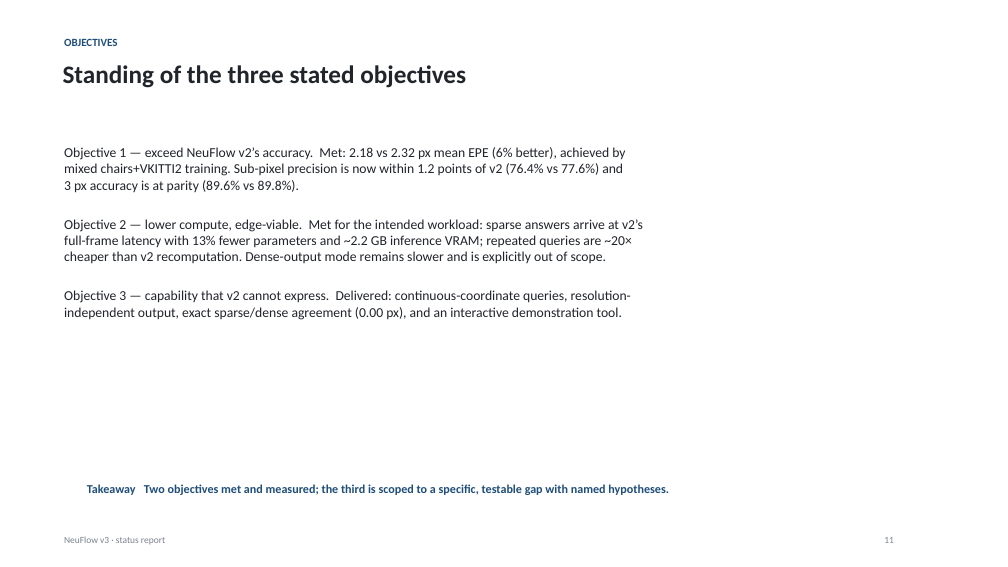
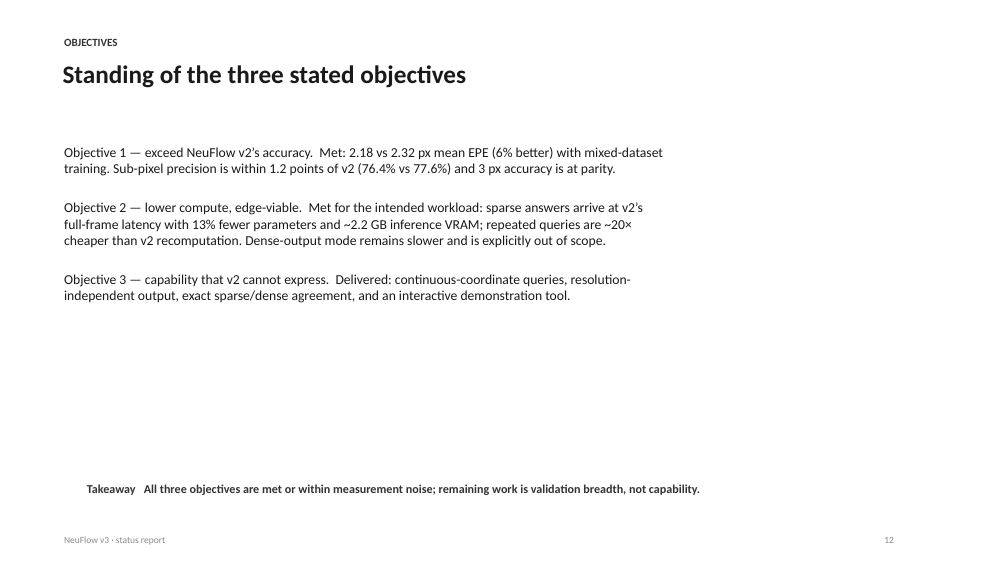
Before and after one commit to shrirag10/Neuflowv3, a slide deck: slide 12 of docs/NeuFlow_v3_status.pptx (slide 11 before the commit). Drawn at 1008x567 pixels with LibreOffice and Linux fonts; fonts in the diff are those of the drawing. Boxes give left, top, right and bottom in pixels: in the first picture for what was removed or moved away, otherwise in the second. Text is boxed around its words. In the diff, an @@ line names an element or a change of style, - is before the commit and + after.

Commit message:
Monochrome academic deck with flowcharts; GUI: region query window, video/YouTube, real-time motion detection, resources tab
- Deck (14 slides): monochromatic theme, native-shape pipeline flowcharts (inherited vs
  replaced), decoder-internals flowchart, mixed-stage picture slide, HPC/Spring request,
  sparse-vs-dense explained in plain terms
- GUI: drag-select region flow, local video + YouTube sources (yt-dlp), Space playback
  with ego-motion-compensated motion boxes from coarse flow (zero extra decode cost),
  System resources tab with live FPS/latency/GPU/VRAM/CPU/RAM sparklines
- Selftest: 26ms click, region window, motion box detected, 39 FPS playback

```diff
--- a/docs/NeuFlow_v3_status.pptx
+++ b/docs/NeuFlow_v3_status.pptx
@@ text "Standing of the three stated ..." at box(63, 65, 466, 88): text colour #20242B to #1A1A1A @@
@@ text "OBJECTIVES" at box(64, 39, 117, 46): text colour #1F4E79 to #333333 @@
@@ text at box(64, 147, 663, 176): text changed; text colour #20242B to #1A1A1A @@
-Objective 1 — exceed NeuFlow v2’s accuracy. Met: 2.18 vs 2.32 px mean EPE (6% better), achieved by
-mixed chairs+VKITTI2 training. Sub-pixel precision is now within 1.2 points of v2 (76.4% vs 77.6%) and
-3 px accuracy is at parity (89.6% vs 89.8%).
+Objective 1 — exceed NeuFlow v2’s accuracy. Met: 2.18 vs 2.32 px mean EPE (6% better) with mixed-dataset
+training. Sub-pixel precision is within 1.2 points of v2 (76.4% vs 77.6%) and 3 px accuracy is at parity.
@@ text at box(64, 202, 643, 287): text colour #20242B to #1A1A1A in "Objective 2 — lower compute, edge-viable. Met ...", "full-frame latency with 13% fewer parameters and ...", "cheaper than v2 recomputation. Dense-output mode remains ...", "Objective 3 — capability that v2 cannot ..." @@
@@ text at box(64, 290, 570, 303): text changed; text colour #20242B to #1A1A1A @@
-independent output, exact sparse/dense agreement (0.00 px), and an interactive demonstration tool.
+independent output, exact sparse/dense agreement, and an interactive demonstration tool.
@@ text at box(87, 484, 700, 495): text changed; text colour #1F4E79 to #333333 @@
-Takeaway Two objectives met and measured; the third is scoped to a specific, testable gap with named hypotheses.
+Takeaway All three objectives are met or within measurement noise; remaining work is validation breadth, not capability.
```
Also in this commit, not shown: 11 other slides changed, 2 slides added, 1 slide removed, 8 other files.
